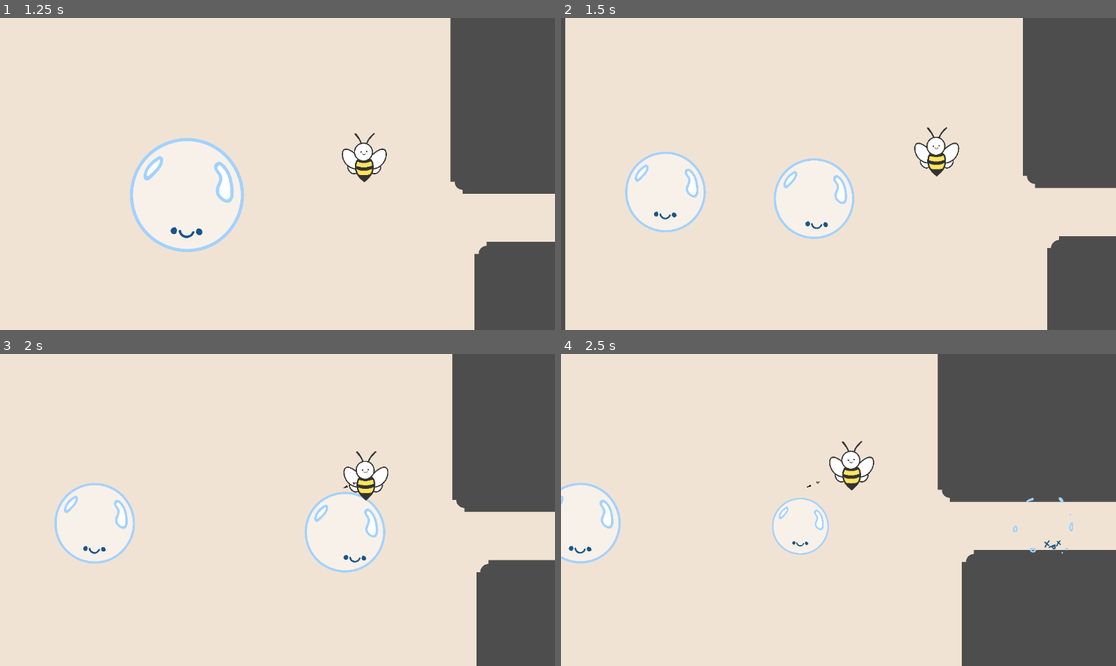
Above: before the commit, frames 1-4 (two rows, left to right).
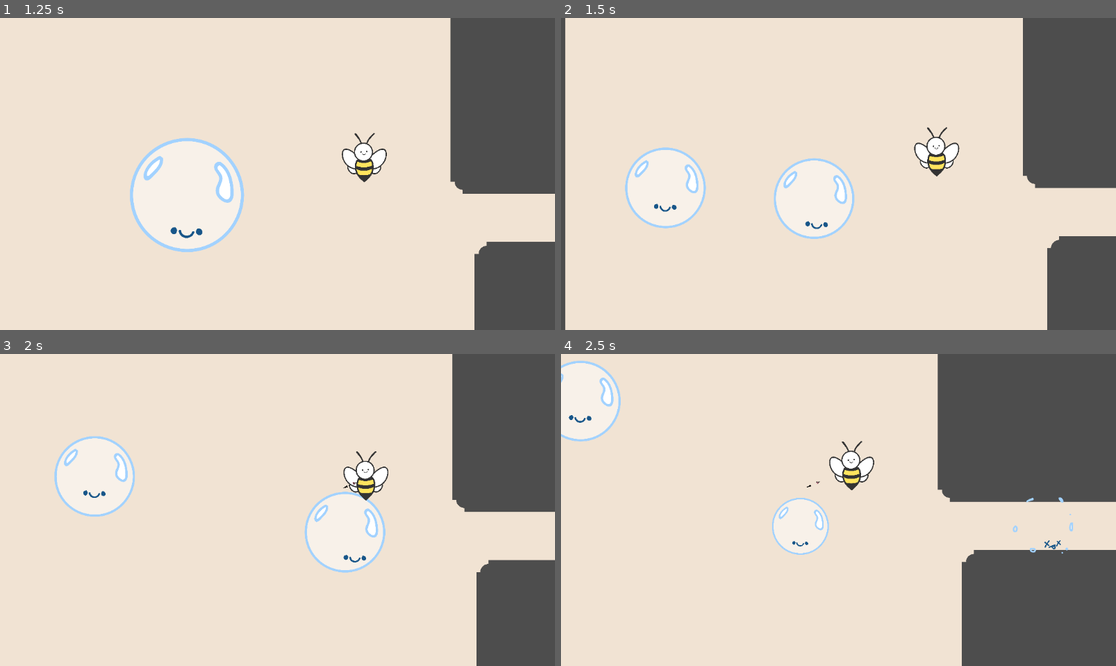
Above: after the commit, the same moments.

Repository: theascone/ggj25
Game: Godot game, scene res://scenes/menu.tscn
Same seed, same stepped clock (60 frames per second), same inputs: the game is played once before the commit and once after it.
Inputs:
- Up to frame 1 (1.25 s): click "Start" at 0.5 s
- Up to frame 2 (1.5 s): hold D (move_right) from 1.28 s (still down); hold Space (split) from 1.28 s (still down)
- Up to frame 3 (2 s): keep holding D (move_right); keep holding Space (split); tap W (move_up) at 1.52 s
- Up to frame 4 (2.5 s): keep holding D (move_right); release Space (split) at 2.03 s; tap Space (split) at 2.1 s; tap W (move_up) at 2.27 s

Frame 1 is identical in both runs. In frame 2, 0.9% of the frame differs, in the area x 11-27%, y 41-69%; in frame 3, 1.2%, in the area x 9-25%, y 26-68%; in frame 4, 0.9%.

Commit message:
add wind

Diff:
--- a/scenes/level1.tscn
+++ b/scenes/level1.tscn
@@ -1,10 +1,14 @@
-[gd_scene load_steps=8 format=4 uid="uid://bwv0gxs8blh0l"]
+[gd_scene load_steps=10 format=4 uid="uid://bwv0gxs8blh0l"]
 
 [ext_resource type="PackedScene" uid="uid://bpdxao1oh1o1u" path="res://scenes/bubble.tscn" id="1_wyawi"]
 [ext_resource type="Texture2D" uid="uid://dkrh610rgjisb" path="res://assets/tilesets/Tileset_basic.png" id="2_cgp5p"]
 [ext_resource type="PackedScene" path="res://scenes/player.tscn" id="2_y6y1y"]
 [ext_resource type="Script" path="res://scripts/camera.gd" id="3_5n70l"]
+[ext_resource type="PackedScene" uid="uid://brfiglux2e12a" path="res://scenes/wind.tscn" id="3_m6x4c"]
 [ext_resource type="PackedScene" uid="uid://b3n2bfbnun145" path="res://scenes/enemy_stinger.tscn" id="5_olnlm"]
+
+[sub_resource type="RectangleShape2D" id="RectangleShape2D_gsve4"]
+size = Vector2(152, 664)
 
 [sub_resource type="TileSetAtlasSource" id="TileSetAtlasSource_ycmcb"]
 texture = ExtResource("2_cgp5p")
@@ -445,6 +449,13 @@
 controlled = NodePath("../Bubble")
 bubble_scene = ExtResource("1_wyawi")
 
+[node name="Wind" parent="." instance=ExtResource("3_m6x4c")]
+direction = Vector2(0, -1)
+
+[node name="CollisionShape2D" type="CollisionShape2D" parent="Wind"]
+position = Vector2(-596, 132)
+shape = SubResource("RectangleShape2D_gsve4")
+
 [node name="Camera2D" type="Camera2D" parent="."]
 script = ExtResource("3_5n70l")
 
--- /dev/null
+++ b/scenes/wind.tscn
@@ -0,0 +1,10 @@
+[gd_scene load_steps=2 format=3 uid="uid://brfiglux2e12a"]
+
+[ext_resource type="Script" path="res://scripts/wind.gd" id="1_plwbm"]
+
+[node name="Wind" type="Area2D"]
+collision_mask = 5
+script = ExtResource("1_plwbm")
+
+[connection signal="body_entered" from="." to="." method="_on_body_entered"]
+[connection signal="body_exited" from="." to="." method="_on_body_exited"]
--- /dev/null
+++ b/scripts/wind.gd
@@ -0,0 +1,35 @@
+extends Area2D
+
+@export var direction = Vector2(1, 0)
+@export var acceleration = 500.0
+
+var active_bubbles = []
+
+# Called when the node enters the scene tree for the first time.
+func _ready() -> void:
+	pass # Replace with function body.
+
+# Called every frame. 'delta' is the elapsed time since the previous frame.
+func _process(delta: float) -> void:
+	for node in get_children():
+		var shapeo = node as CollisionShape2D
+		if shapeo == null:
+			continue
+		# todo spawn particles
+
+func _physics_process(delta: float) -> void:
+	var velocity = direction.normalized() * acceleration * delta
+	for bubble in active_bubbles:
+		bubble.add_velocity(velocity)
+
+func _on_body_entered(body: Node2D) -> void:
+	var bubble := body as Bubble
+	if bubble == null:
+		return
+	active_bubbles.append(bubble)
+
+func _on_body_exited(body: Node2D) -> void:
+	var bubble := body as Bubble
+	if bubble == null:
+		return
+	active_bubbles.erase(bubble)
